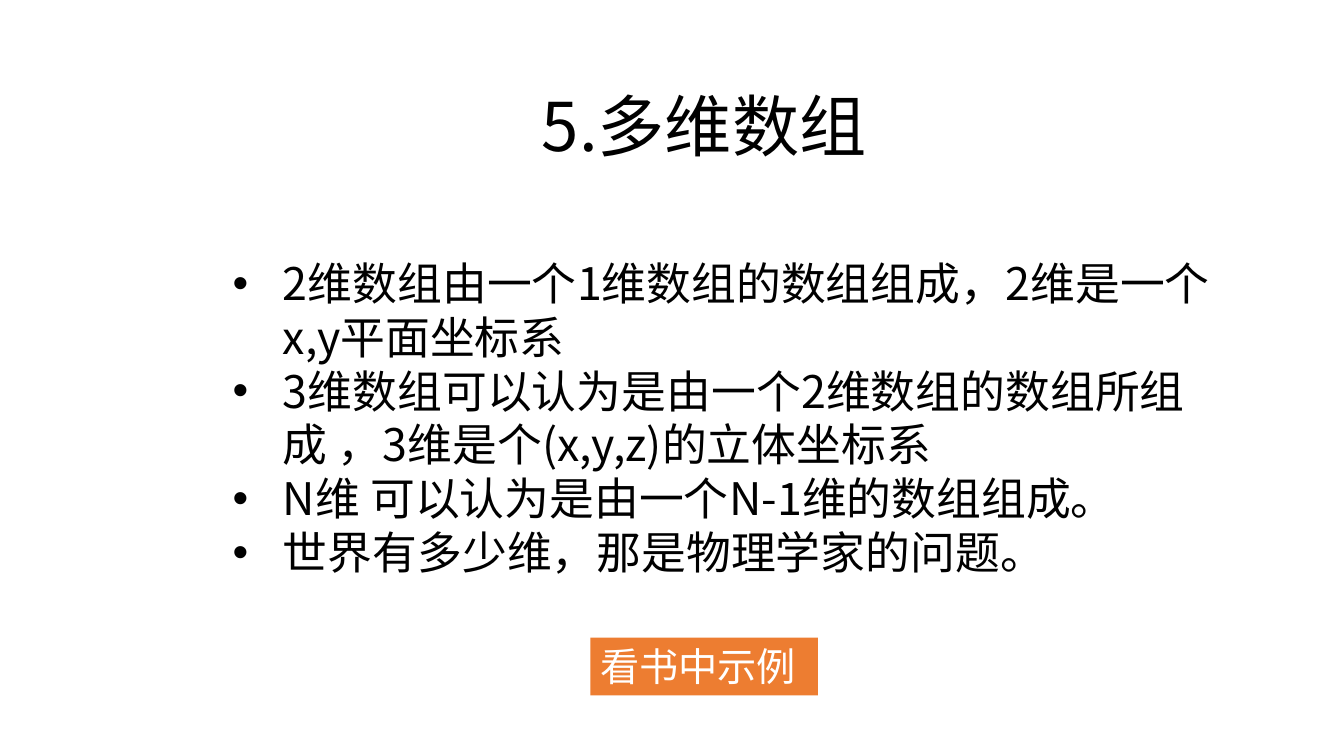
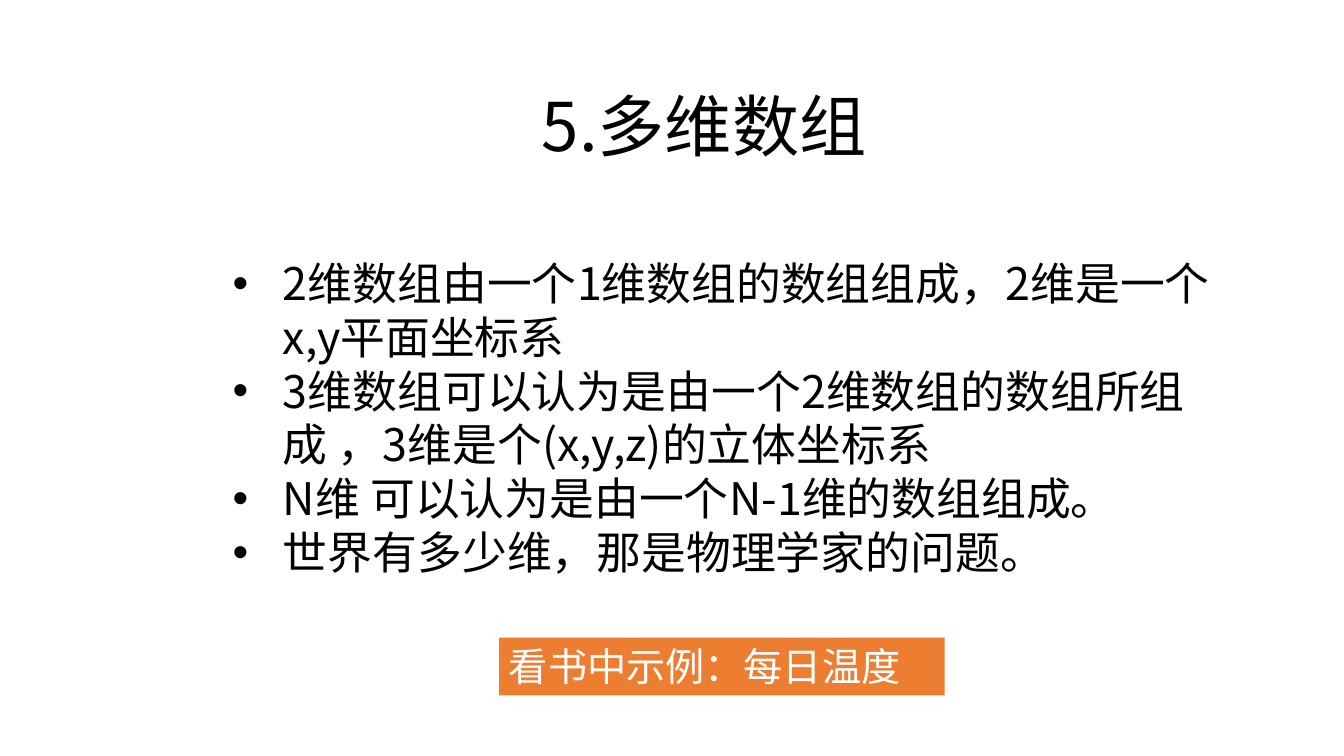
Before and after one commit to zjyesir/hmc_java_1, a slide deck: slide 11 of ppt/8. 二维数组.pptx. Drawn at 1344x756 pixels with LibreOffice and Linux fonts; fonts in the diff are those of the drawing; background and template pictures are left out. Boxes give left, top, right and bottom in pixels: in the first picture for what was removed or moved away, otherwise in the second. Text is boxed around its words. In the diff, an @@ line names an element or a change of style, - is before the commit and + after.

```diff
--- a/ppt/8. 二维数组.pptx
+++ b/ppt/8. 二维数组.pptx
@@ rectangle "看书中示例：每日温度": place and size @@
-rectangle "看书中示例：每日温度" at (591,638,819,696)
+rectangle "看书中示例：每日温度" at (499,638,945,696)
@@ text in rectangle at (509,648,900,685): text changed @@
-看书中示例
+看书中示例：每日温度
```
Also in this commit, not shown: 1 other slide changed, 2 other files.
